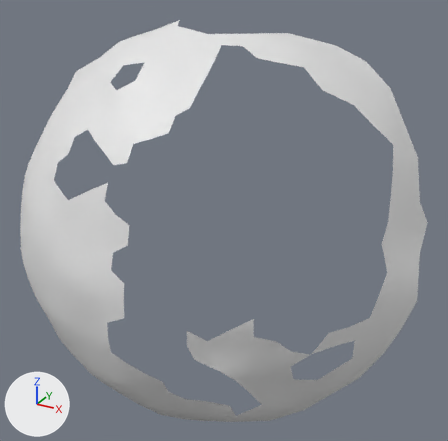
What one commit did to the OBJ model res/final/onecam_fullvolume/07/cleanedup/FullVolium.000142.obj.
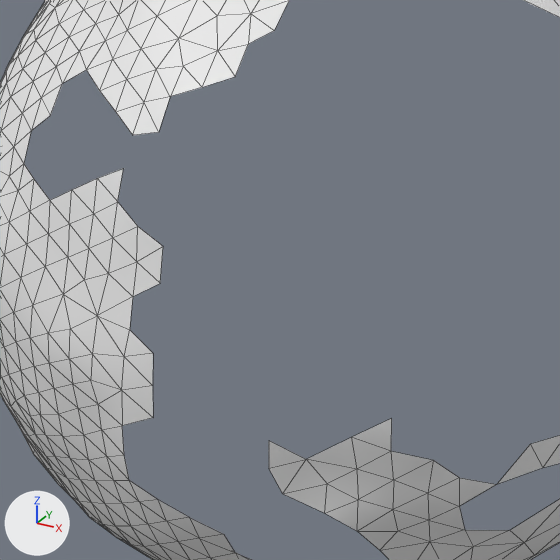
Each version is shown whole from a 50 mm lens placed at (-12.8, 500.7, -108.9), pointed at (-110.7, 678.8, -197.9), then close up on the part from 9% to 77% of the width and 21% to 90% of the height. The lights are fixed; the arrows at lower left show +X, +Y and +Z. The close-ups show mesh edges as thin lines. Where no turn or scale is listed for an object, it has been applied to the vertices.

In view in the first close-up: 'FullVolium.000142'.
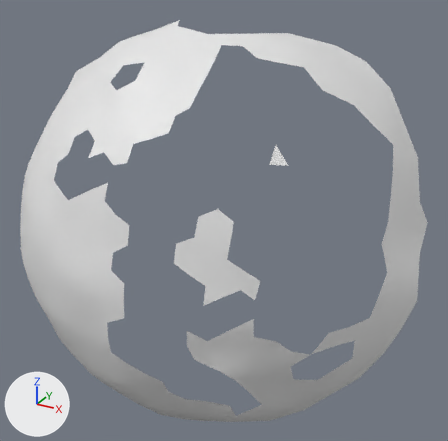
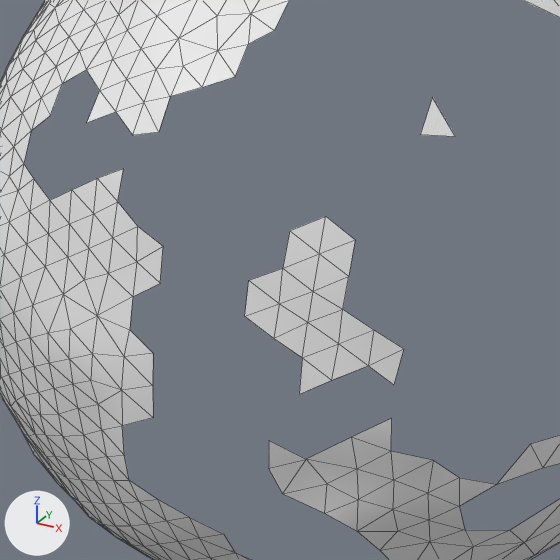
Patch to the scene script:
```diff
--- a/res/final/onecam_fullvolume/07/cleanedup/FullVolium.000142.obj.py
+++ b/res/final/onecam_fullvolume/07/cleanedup/FullVolium.000142.obj.py
@@ me_fullvolium_000142 @@
 # used by ob_fullvolium_000142; location = (0.0, 0.0, 0.0)
 # verts and faces of me_fullvolium_000142; kept vertices keep their numbers, new ones are numbered from 452
 # before: 42 (-133.0, 639.0, -161.0) at pixel (99, 90), 43 (-128.0, 637.0, -164.0) at pixel (115, 111)
-me_fullvolium_000142.from_pydata(...)  # 452 vertices, 791 faces; spans x -194.0..-43.0, y 623.0..715.0, z -286.0..-131.0
+me_fullvolium_000142.from_pydata(...)  # 477 vertices, 817 faces; spans x -194.0..-43.0, y 623.0..715.0, z -286.0..-131.0
+# me_fullvolium_000142 part 1: a new loose piece of 21 vertices spanning x -99.0..-77.0, y 629.0..639.0, z -201.0..-175.0
+# me_fullvolium_000142 part 2
+verts[452] = (-133.0, 635.0, -166.0)  # pixel (86, 122)
+faces += [(42, 452, 43)]
+# me_fullvolium_000142 part 3
+verts[453] = (-77.0, 654.0, -165.0)  # pixel (455, 136)
+verts[454] = (-81.0, 655.0, -159.0)  # pixel (432, 97)
+verts[455] = (-81.0, 651.0, -164.0)  # pixel (420, 134)
+faces += [(453, 454, 455)]
```

Changed parts and their boxes [x1, y1, x2, y2] in the close-ups (560 x 560 px):
part 1 of me_fullvolium_000142, added: after [245, 216, 404, 394]
part 2 of me_fullvolium_000142, added: after [87, 91, 116, 123]
part 3 of me_fullvolium_000142, added: after [420, 98, 455, 136]
